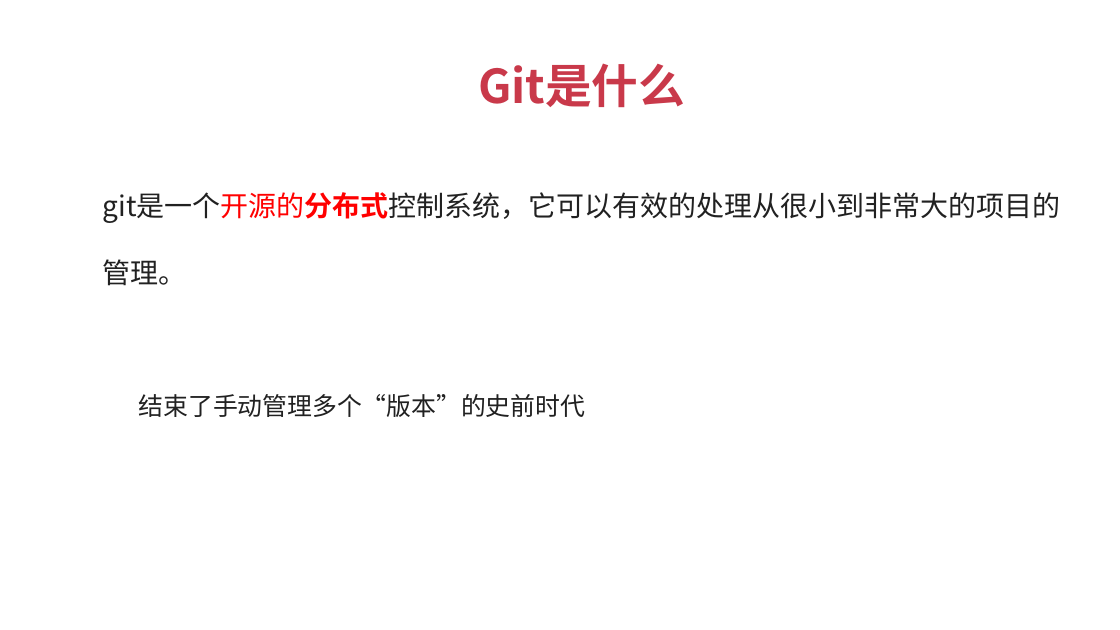
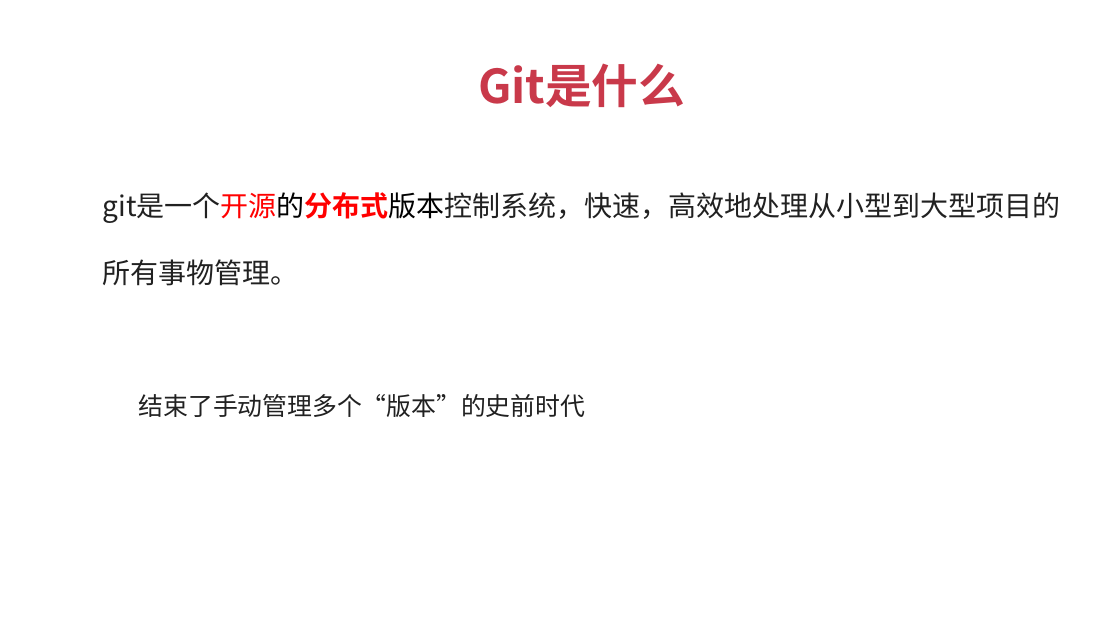
Before and after one commit to JSFFZL/Courseware-PPT, a slide deck: slide 2 of git.pptx. Drawn at 1120x630 pixels with LibreOffice and Linux fonts; fonts in the diff are those of the drawing; background and template pictures are left out. Boxes give left, top, right and bottom in pixels: in the first picture for what was removed or moved away, otherwise in the second. Text is boxed around its words. In the diff, an @@ line names an element or a change of style, - is before the commit and + after.

```diff
--- a/git.pptx
+++ b/git.pptx
@@ text at (x1=103, y1=192, x2=1061, y2=286): text changed @@
-  git是一个开源的分布式控制系统，它可以有效的处理从很小到非常大的项目的管理。
+  git是一个开源的分布式版本控制系统，快速，高效地处理从小型到大型项目的所有事物管理。
```
Also in this commit, not shown: 1 other slide changed, 2 slides added, 1 other file.
